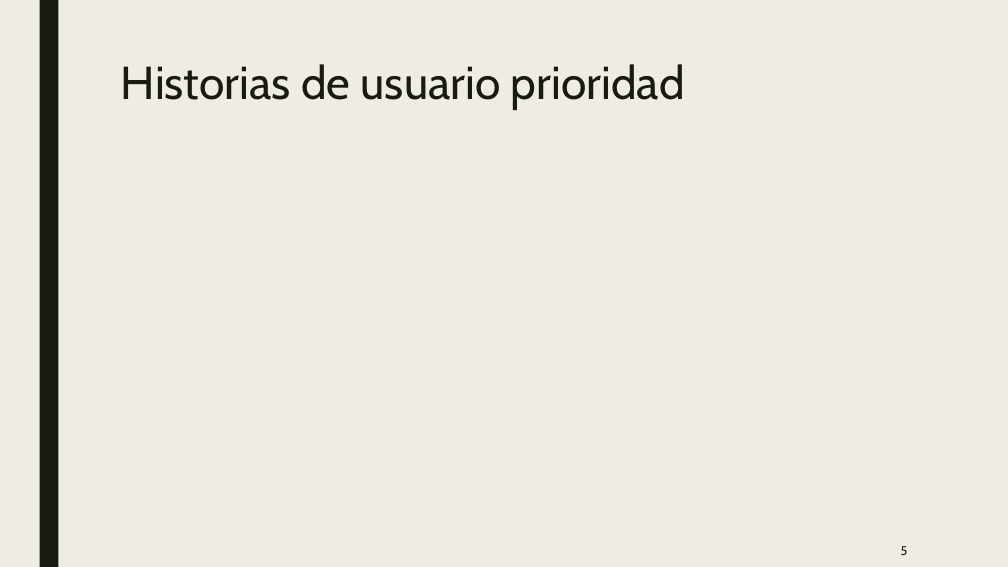
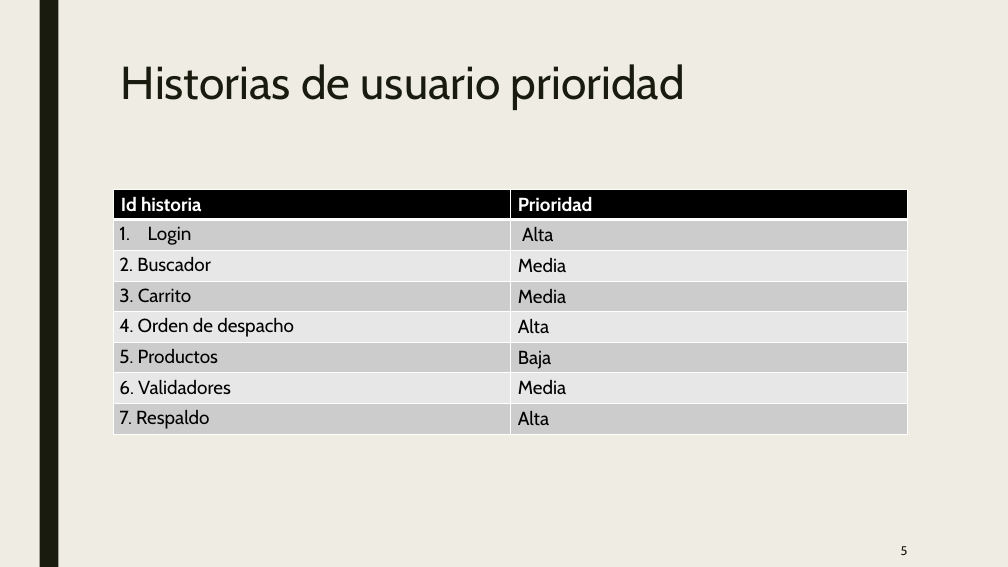
Before and after one commit to LucasOrozcoE/Evaluacion-sumativa3, a slide deck: slide 5 of actividad sumativa3.pptx. Drawn at 1008x567 pixels with LibreOffice and Linux fonts; fonts in the diff are those of the drawing. Boxes give left, top, right and bottom in pixels: in the first picture for what was removed or moved away, otherwise in the second. Text is boxed around its words. In the diff, an @@ line names an element or a change of style, - is before the commit and + after.

```diff
--- a/actividad sumativa3.pptx
+++ b/actividad sumativa3.pptx
@@ table added at box(113, 189, 907, 434), 8 rows, 2 columns @@
+Id historia | Prioridad
+Login | Alta
+2. Buscador | Media
+3. Carrito | Media
+4. Orden de despacho | Alta
+5. Productos | Baja
+6. Validadores | Media
+7. Respaldo | Alta
```
Also in this commit, not shown: 2 other slides changed, 3 slides added, 2 slides removed.
